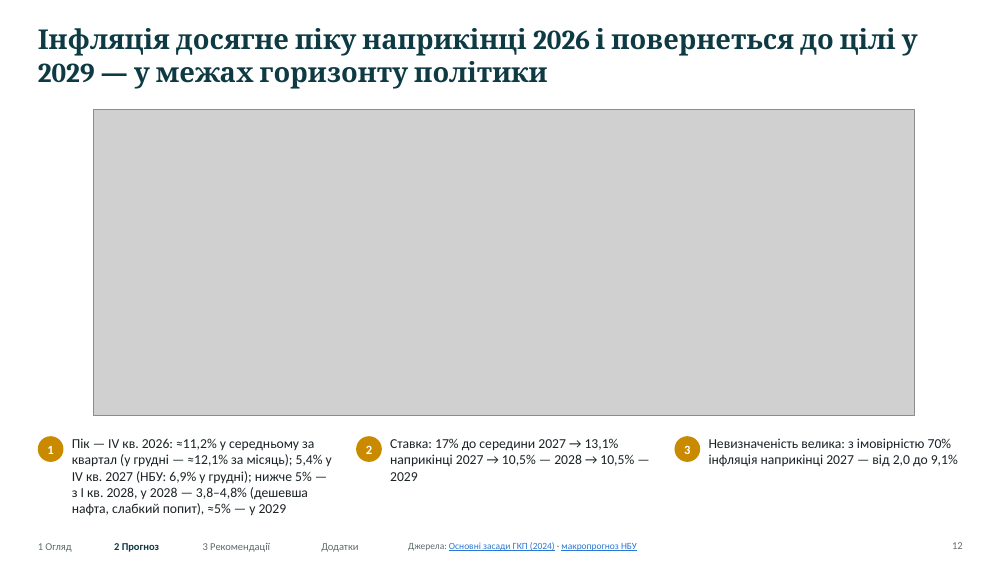
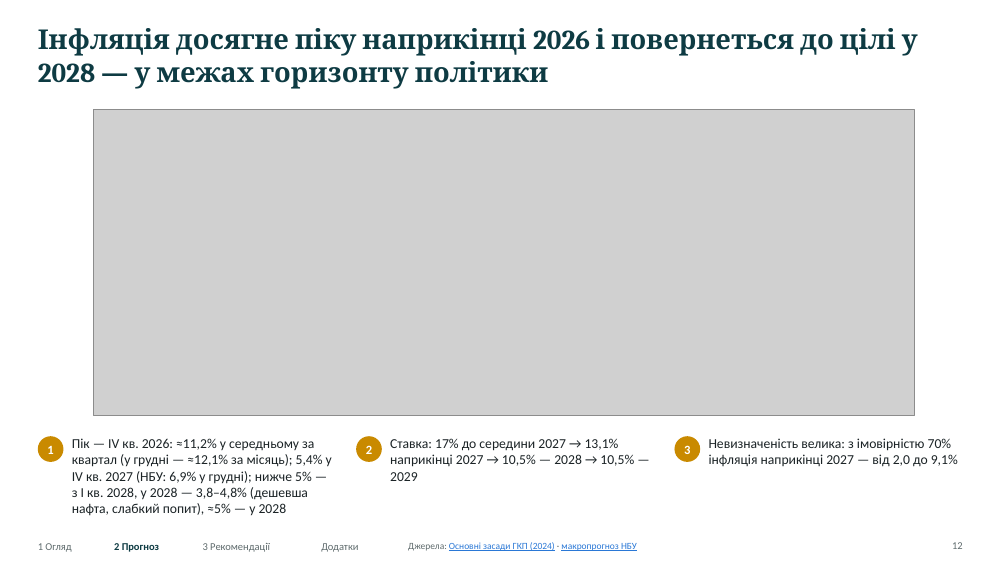
Before and after one commit to caplitt/nbu-challenge-2026, a slide deck: slide 12 of presentation/NBU_University_Challenge_2026.pptx. Drawn at 1008x567 pixels with LibreOffice and Linux fonts; fonts in the diff are those of the drawing; grey boxes stand for pictures. Boxes give left, top, right and bottom in pixels: in the first picture for what was removed or moved away, otherwise in the second. Text is boxed around its words. In the diff, an @@ line names an element or a change of style, - is before the commit and + after.

```diff
--- a/presentation/NBU_University_Challenge_2026.pptx
+++ b/presentation/NBU_University_Challenge_2026.pptx
@@ title at (38,28,918,89): text changed @@
-Інфляція досягне піку наприкінці 2026 і повернеться до цілі у 2029 — у межах горизонту політики
+Інфляція досягне піку наприкінці 2026 і повернеться до цілі у 2028 — у межах горизонту політики
@@ text at (72,438,332,516): text changed @@
-Пік — IV кв. 2026: ≈11,2% у середньому за квартал (у грудні — ≈12,1% за місяць); 5,4% у IV кв. 2027 (НБУ: 6,9% у грудні); нижче 5% — з I кв. 2028, у 2028 — 3,8–4,8% (дешевша нафта, слабкий попит), ≈5% — у 2029
+Пік — IV кв. 2026: ≈11,2% у середньому за квартал (у грудні — ≈12,1% за місяць); 5,4% у IV кв. 2027 (НБУ: 6,9% у грудні); нижче 5% — з I кв. 2028, у 2028 — 3,8–4,8% (дешевша нафта, слабкий попит), ≈5% — у 2028
```
Also in this commit, not shown: 4 other slides changed, 16 other files.
